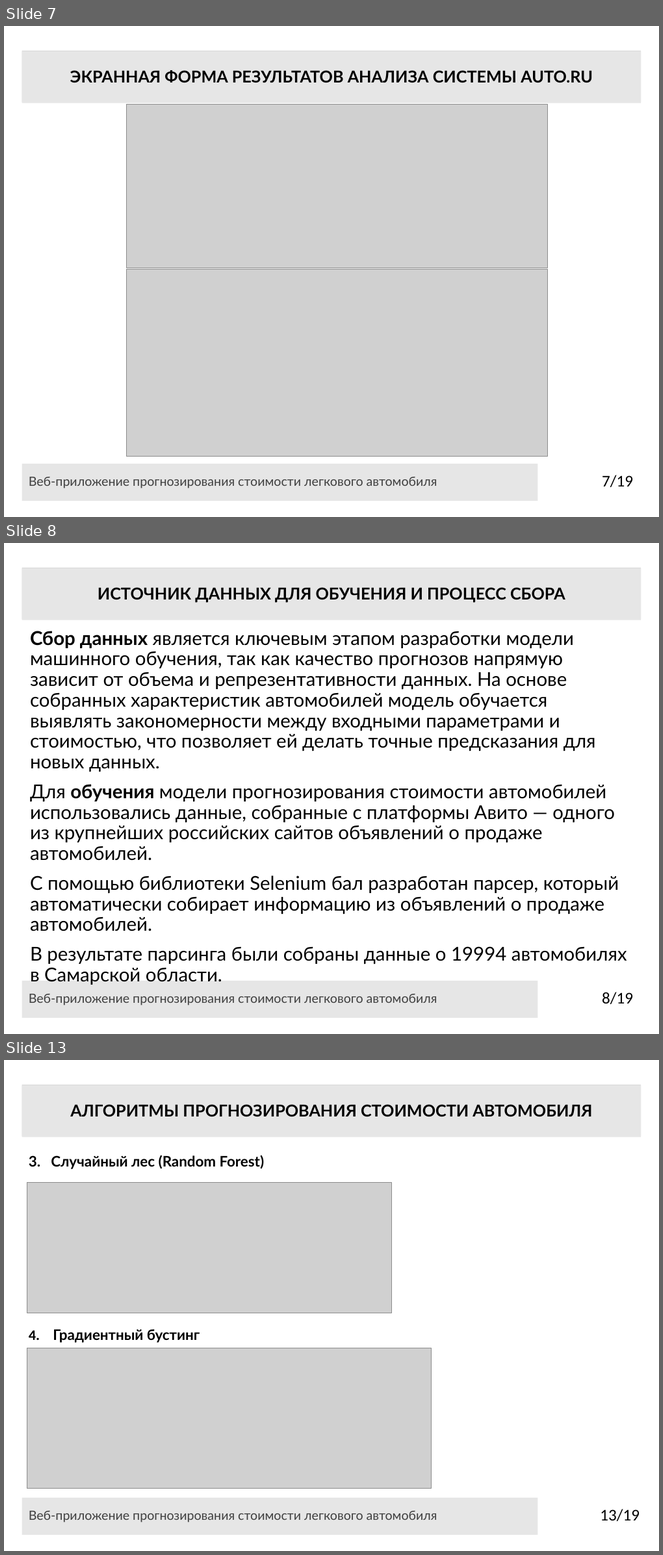
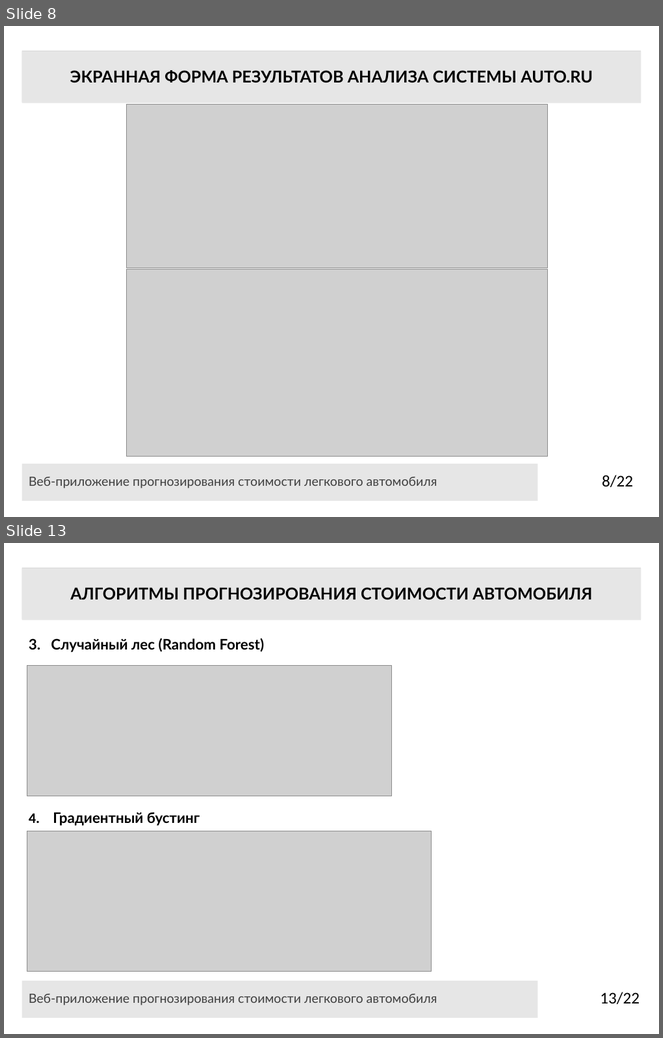
Before and after one commit to CallBan/ssau, a slide deck: 4 курс/2 семестр/ВКР/Презентация_Колбанов_6401.pptx. Shown one above the other, each under a label of ours: slides 7, 8 and 13 before the commit, slides 8 and 13 after it; the slides between them are not shown. The pictures are 663x1555 and 663x1038 pixels, drawn with LibreOffice and Linux fonts; fonts in the diff are those of the drawing; grey boxes stand for pictures. Boxes give left, top, right and bottom in pixels: in the first picture for what was removed or moved away, otherwise in the second. Text is boxed around its words. In the diff, an @@ line names an element or a change of style, - is before the commit and + after.

```diff
--- a/4 курс/2 семестр/ВКР/Презентация_Колбанов_6401.pptx
+++ b/4 курс/2 семестр/ВКР/Презентация_Колбанов_6401.pptx
@@ slide 8 removed at (4, 543, 659, 1034), background #FFFFFF @@
@@ rectangle removed at (22, 568, 642, 620) @@
@@ title removed at (22, 568, 642, 620) @@
-ИСТОЧНИК ДАННЫХ ДЛЯ ОБУЧЕНИЯ И ПРОЦЕСС СБОРА
@@ text removed at (30, 631, 627, 985) @@
-Сбор данных является ключевым этапом разработки модели машинного обучения, так как качество прогнозов напрямую зависит от объема и репрезентативности данных. На основе собранных характеристик автомобилей модель обучается выявлять закономерности между входными параметрами и стоимостью, что позволяет ей делать точные предсказания для новых данных.
-Для обучения модели прогнозирования стоимости автомобилей использовались данные, собранные с платформы Авито — одного из крупнейших российских сайтов объявлений о продаже автомобилей.
-С помощью библиотеки Selenium бал разработан парсер, который автоматически собирает информацию из объявлений о продаже автомобилей.
-В результате парсинга были собраны данные о 19994 автомобилях в Самарской области.
@@ rectangle removed at (22, 980, 538, 1018) @@
-Веб-приложение прогнозирования стоимости легкового автомобиля
@@ page number removed at (602, 992, 633, 1005) @@
-8/19
@@ what was slide 7 is now slide 8 @@
@@ page number at (602, 475, 633, 488): text changed @@
-7/19
+8/22
@@ page number at (600, 992, 640, 1005): text changed @@
-13/19
+13/22
```
Also in this commit, not shown: 9 slides changed, 4 slides added, 5 other files.
